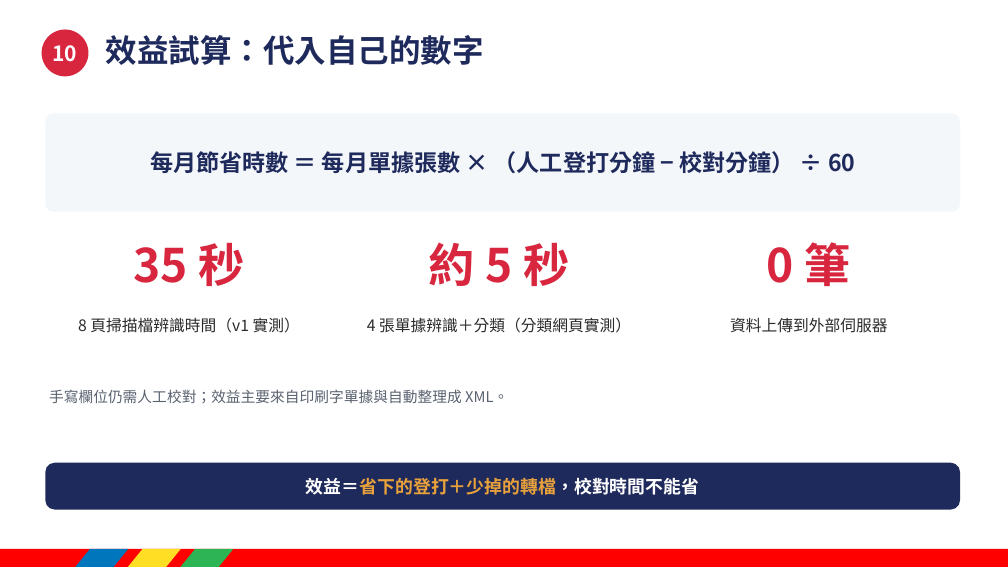
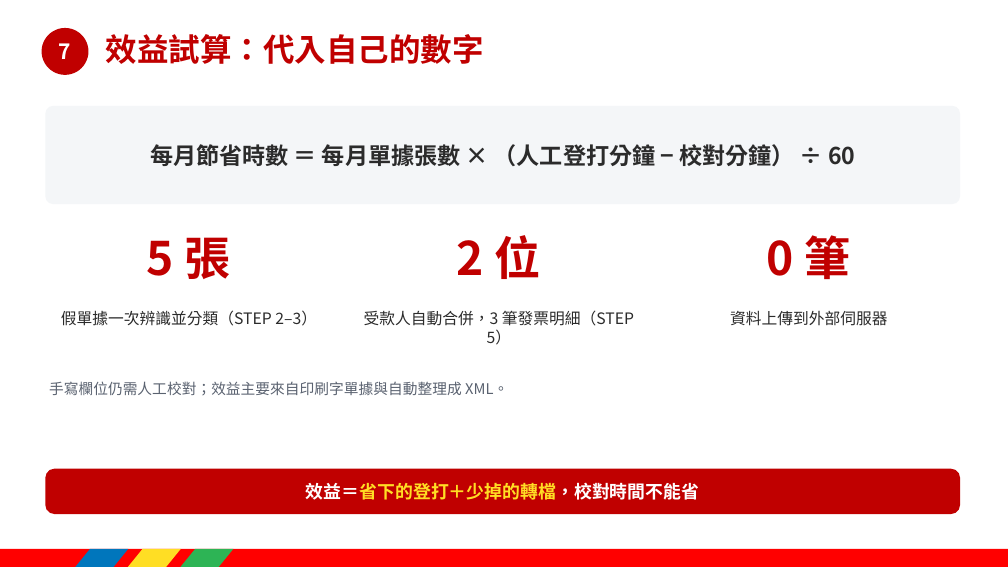
Before and after one commit to chaifeng666/ocr-classify-ui, a slide deck: slide 15 of course-kit/1_簡報_生成式AI產製本地OCR小工具.pptx (slide 11 before the commit). Drawn at 1008x567 pixels with LibreOffice and Linux fonts; fonts in the diff are those of the drawing. Boxes give left, top, right and bottom in pixels: in the first picture for what was removed or moved away, otherwise in the second. Text is boxed around its words. In the diff, an @@ line names an element or a change of style, - is before the commit and + after.

```diff
--- a/course-kit/1_簡報_生成式AI產製本地OCR小工具.pptx
+++ b/course-kit/1_簡報_生成式AI產製本地OCR小工具.pptx
@@ ellipse "7" at box(42, 28, 88, 75): fill #D7263D to #C00000 @@
@@ title "效益試算：代入自己的數字" at box(106, 34, 484, 64): text colour #1F2A5C to #C00000 @@
@@ text in ellipse at box(59, 43, 71, 59): text changed @@
-10
+7
@@ 2 texts, 1 rounded rectangle: place and size @@
-2 texts, 1 rounded rectangle at box(45, 113, 960, 286)
+2 texts, 1 rounded rectangle at box(45, 106, 960, 279)
@@ rounded rectangle at box(45, 106, 960, 204): fill #F4F7FA to #F4F6F8 @@
@@ text "每月節省時數 ＝ 每月單據張數 × （人工登打分鐘 ..." at box(150, 144, 855, 166): text colour #1F2A5C to #2B2B2B @@
@@ text added at box(147, 237, 231, 279), 44 pt, text #C00000, bold @@
+5 張
@@ text added at box(457, 235, 541, 279), 44 pt, text #C00000, bold @@
+2 位
@@ text "0 筆" at box(767, 235, 851, 279): text colour #D7263D to #C00000 @@
@@ text removed at box(133, 242, 244, 286) @@
-35 秒
@@ text removed at box(429, 242, 569, 286) @@
-約 5 秒
@@ text added at box(61, 310, 317, 326), 15 pt, text #2B2B2B @@
+假單據一次辨識並分類（STEP 2–3）
@@ text removed at box(78, 317, 300, 333) @@
-8 頁掃描檔辨識時間（v1 實測）
@@ text added at box(364, 310, 634, 345), 15 pt, text #2B2B2B @@
+受款人自動合併，3 筆發票明細（STEP 5）
@@ text removed at box(367, 317, 631, 333) @@
-4 張單據辨識＋分類（分類網頁實測）
@@ text "資料上傳到外部伺服器": place and size @@
-text "資料上傳到外部伺服器" at box(730, 317, 887, 333)
+text "資料上傳到外部伺服器" at box(730, 310, 887, 326)
@@ text "手寫欄位仍需人工校對；效益主要來自印刷字單據與自動整理成 XML。": place and size @@
-text "手寫欄位仍需人工校對；效益主要來自印刷字單據與自動整理成 XML。" at box(49, 389, 508, 403)
+text "手寫欄位仍需人工校對；效益主要來自印刷字單據與自動整理成 XML。" at box(49, 381, 508, 395)
@@ rounded rectangle: place and size @@
-rounded rectangle at box(45, 463, 960, 510)
+rounded rectangle at box(45, 469, 960, 514)
@@ rounded rectangle at box(45, 469, 960, 514): fill #1F2A5C to #C00000 @@
@@ text "效益＝省下的登打＋少掉的轉檔，校對時間不能省" at box(306, 482, 699, 500): text colour #E9A23B to #FFDE24 in "效益＝省下的登打＋少掉的轉檔，校對時間不能省" @@
```
Also in this commit, not shown: 9 other slides changed, 8 slides added, 4 slides removed, 6 other files.
